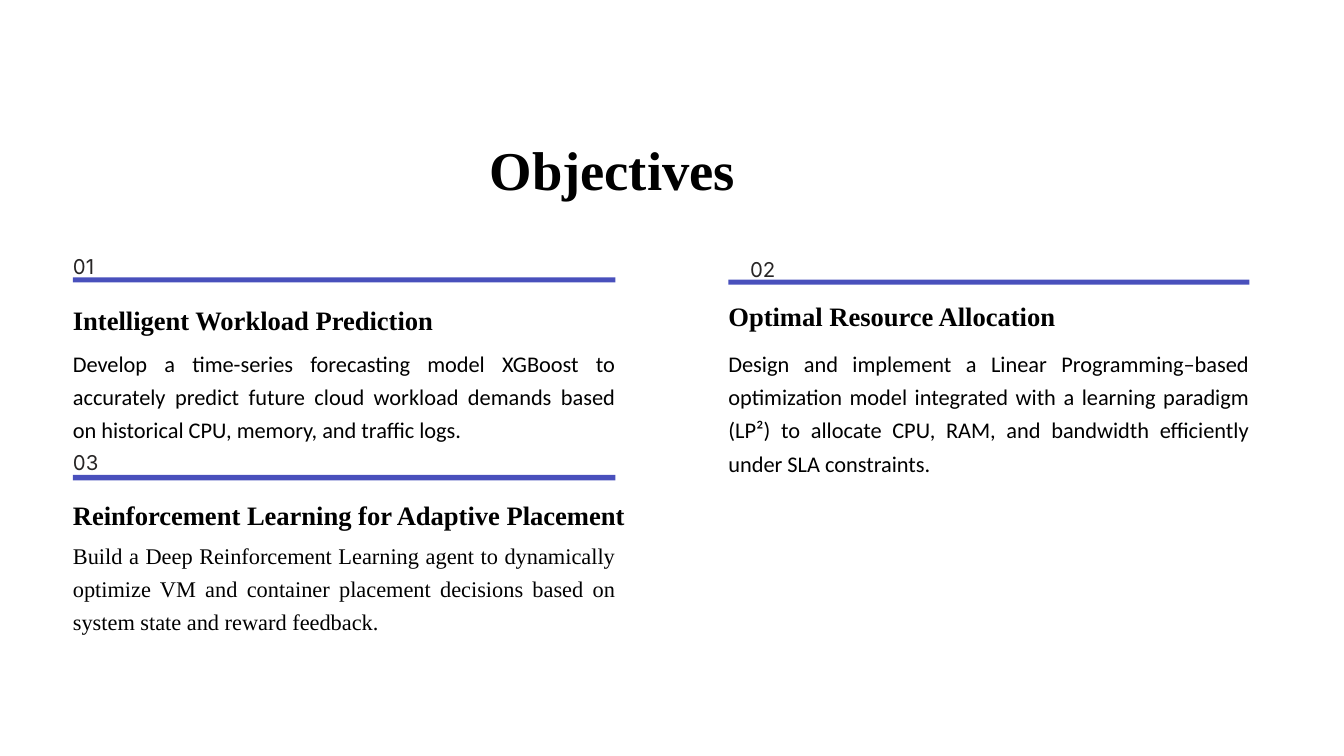
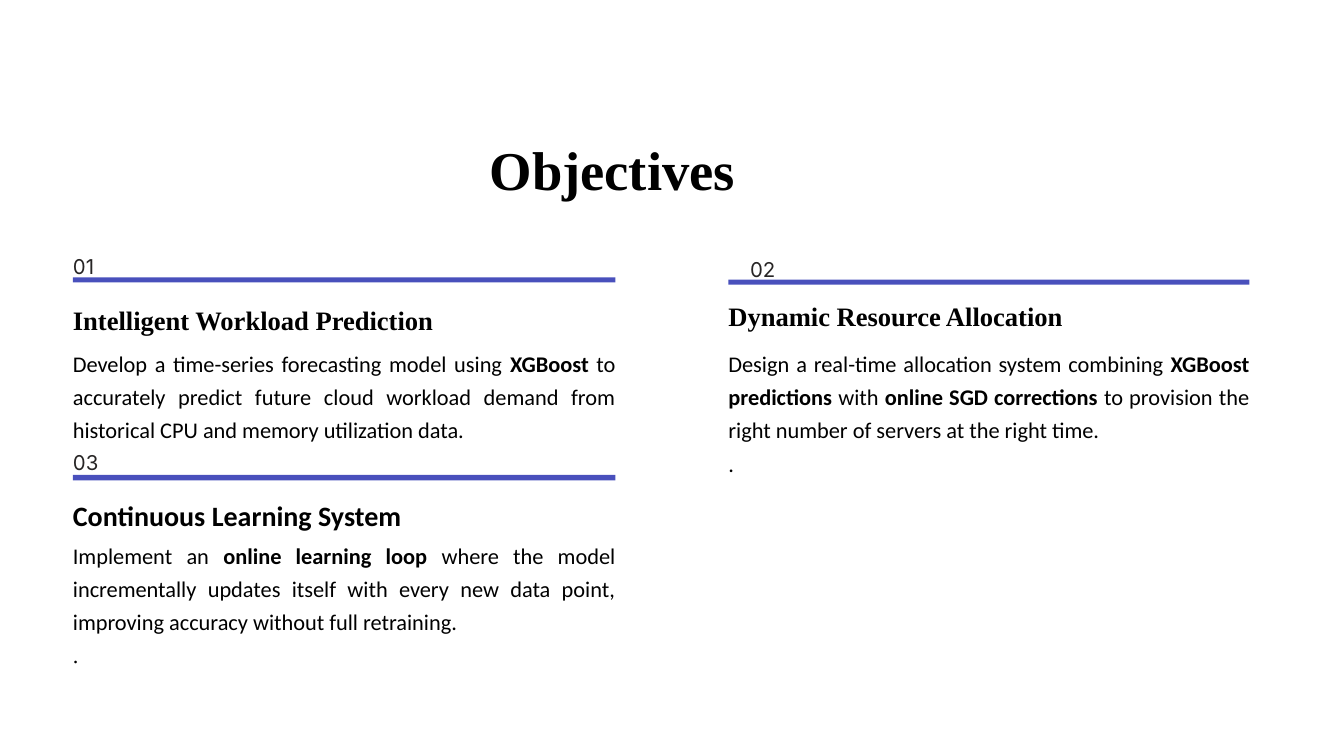
Before and after one commit to srivankumar/AI-Driven-Cloud-Resource-Allocation-system, a slide deck: slide 2 of Ai_Driven_resource.pptx. Drawn at 1344x756 pixels with LibreOffice and Linux fonts; fonts in the diff are those of the drawing; background and template pictures are left out. Boxes give left, top, right and bottom in pixels: in the first picture for what was removed or moved away, otherwise in the second. Text is boxed around its words. In the diff, an @@ line names an element or a change of style, - is before the commit and + after.

```diff
--- a/Ai_Driven_resource.pptx
+++ b/Ai_Driven_resource.pptx
@@ text at (728, 307, 1062, 332): text changed @@
-Optimal Resource Allocation
+Dynamic Resource Allocation
@@ text at (73, 356, 615, 442): text changed @@
-Develop a time-series forecasting model XGBoost to accurately predict future cloud workload demands based on historical CPU, memory, and traffic logs.
+Develop a time-series forecasting model using XGBoost to accurately predict future cloud workload demand from historical CPU and memory utilization data.
@@ text at (728, 356, 1250, 442): text changed @@
-Design and implement a Linear Programming–based optimization model integrated with a learning paradigm (LP²) to allocate CPU, RAM, and bandwidth efficiently under SLA constraints.
+Design a real-time allocation system combining XGBoost predictions with online SGD corrections to provision the right number of servers at the right time.
+.
@@ text at (73, 506, 401, 531): text changed; size 19 to 20 pt; font Times New Roman to Calibri @@
-Reinforcement Learning for Adaptive Placement
+Continuous Learning System
@@ text at (73, 548, 616, 634): text changed; font Times New Roman to Calibri @@
-Build a Deep Reinforcement Learning agent to dynamically optimize VM and container placement decisions based on system state and reward feedback.
+Implement an online learning loop where the model incrementally updates itself with every new data point, improving accuracy without full retraining.
+.
```
Also in this commit, not shown: 2 other slides changed, 1 other file.
